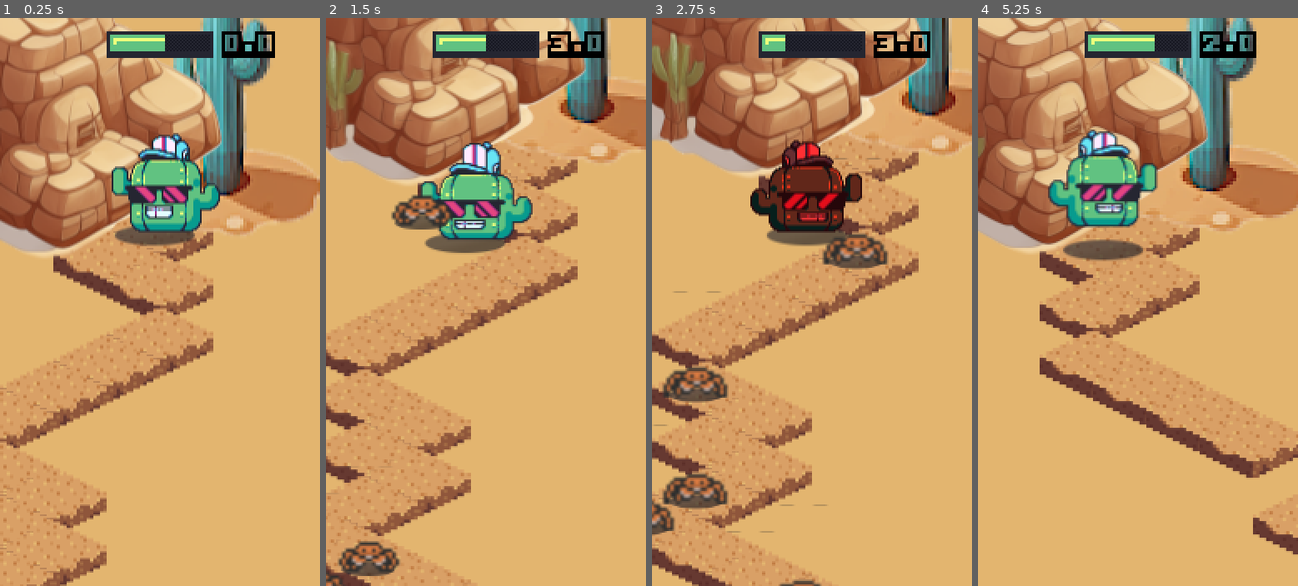
Above: before the commit, frames 1-4 (left to right).
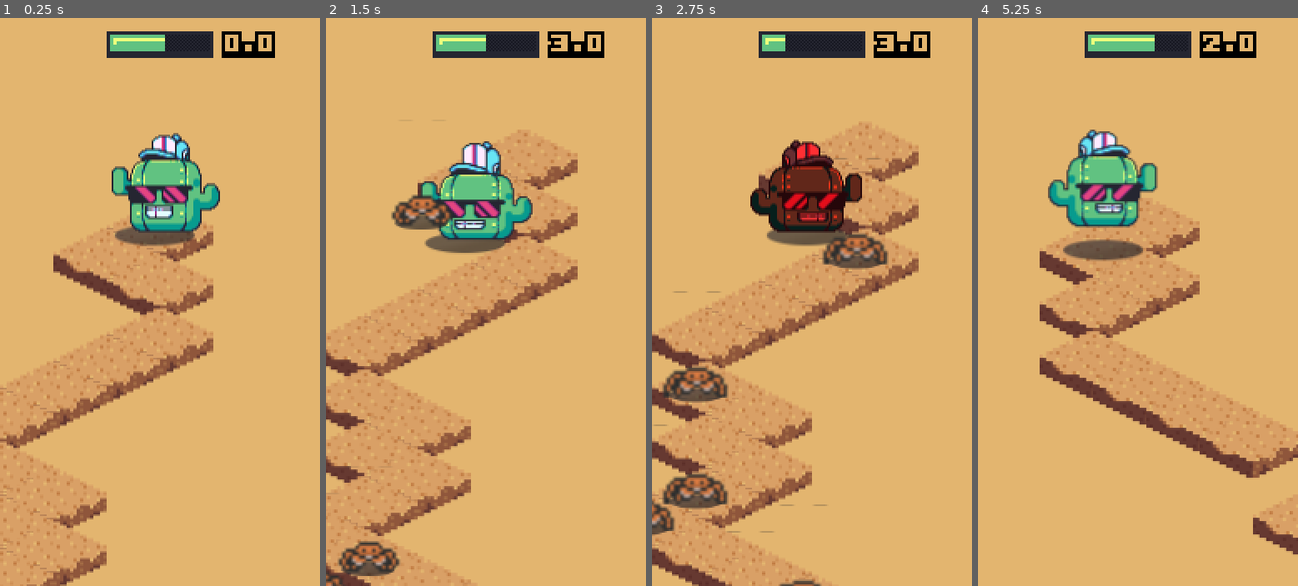
Above: after the commit, the same moments.

Repository: lzubiaur/godot-workshop
Game: Godot game, scene res://scenes/Game.tscn
Two runs of this game, one before a commit and one after it. Both use one fixed random seed, a clock stepped at 60 frames per second and the inputs below.
Inputs:
- Up to frame 1 (0.25 s): no input
- Up to frame 2 (1.5 s): tap D (Dash) at 0.6, 1.35 s; tap A (Jump) at 0.77 s
- Up to frame 3 (2.75 s): tap A (Jump) at 1.52 s; tap D (Dash) at 2.1 s
- Up to frame 4 (5.25 s): tap D (Dash) every 0.75 s from 2.85 to 5.1 s; tap A (Jump) at 3.02, 3.77, 4.52 s

The runs differ from the first frame. In frame 1, 24% of the frame differs, in the area x 0-100%, y 0-43%; in frame 2, 19%; in frame 3, 18%; in frame 4, 23%.

Commit message:
Remove background sprites

Diff:
--- a/scenes/Game.tscn
+++ b/scenes/Game.tscn
@@ -3,8 +3,6 @@
 [ext_resource type="Script" uid="uid://cm0vfcjly8wxc" path="res://scripts/Game.gd" id="1"]
 [ext_resource type="PackedScene" uid="uid://cu67ms040xq8s" path="res://scenes/HUD.tscn" id="2"]
 [ext_resource type="Texture2D" uid="uid://b7to0tqxj70f1" path="res://assets/TilesAtlasTexture.tres" id="4_5tm1g"]
-[ext_resource type="Texture2D" uid="uid://dn7wacixfgeys" path="res://assets/rock.png" id="5_aug50"]
-[ext_resource type="Texture2D" uid="uid://b774l0h8d8cr8" path="res://assets/cactus.png" id="5_da7fv"]
 [ext_resource type="PackedScene" uid="uid://cnsqy51dc353r" path="res://scenes/Player.tscn" id="8"]
 
 [sub_resource type="TileSetAtlasSource" id="TileSetAtlasSource_4xydv"]
@@ -56,14 +54,6 @@
 layer_1/y_sort_enabled = true
 layer_1/z_index = 1
 
-[node name="Backgroun1" type="Sprite2D" parent="." unique_id=311055190]
-position = Vector2(41, -60)
-texture = ExtResource("5_da7fv")
-
-[node name="Rock" type="Sprite2D" parent="." unique_id=1430665042]
-position = Vector2(-80, -51)
-texture = ExtResource("5_aug50")
-
 [node name="Player" parent="." unique_id=8240945 instance=ExtResource("8")]
 
 [node name="Path2D" type="Path2D" parent="." unique_id=151241373]
